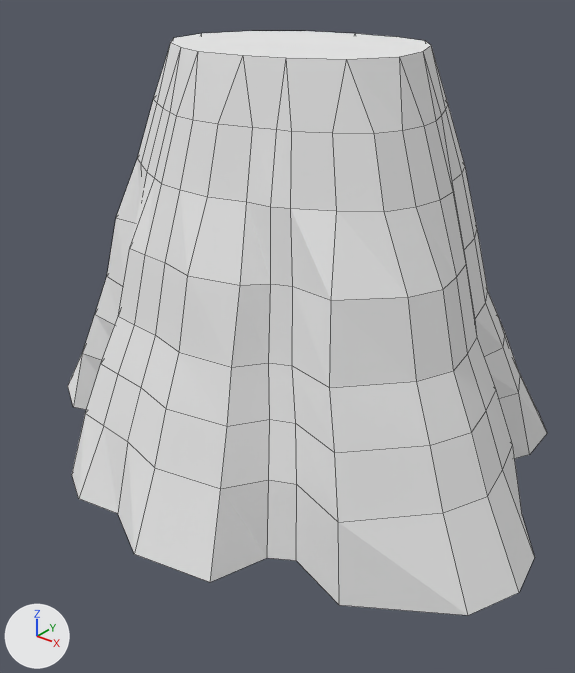
One commit to the Blender file Art/Modelle/Levelbaukasten/Dekoration/Vegetation/decoration_tree_stomp_1.blend: the scene before it, then after it.
The view is the same before and after, from a 50 mm camera at (6.86, -2.34, 0.84) aimed at (5.11, -0.15, -0.51). Every picture has the same lights, and +X, +Y and +Z are marked at lower left. Mesh edges are drawn as thin lines.
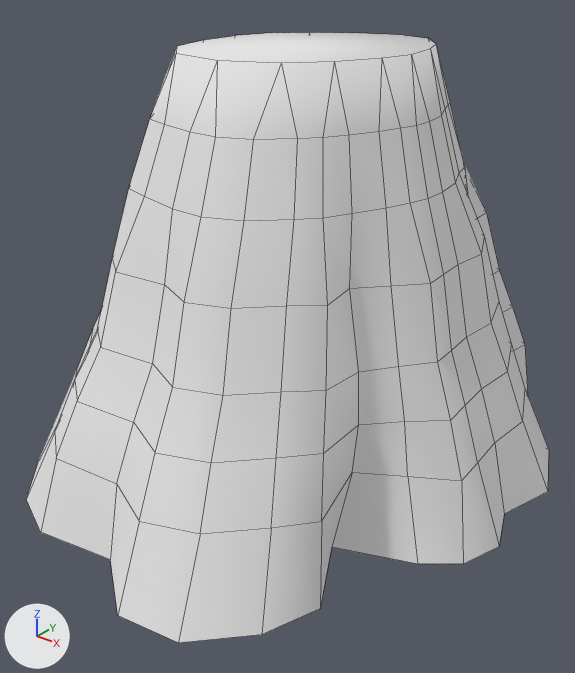
Where the change shows, as pixel boxes [x1, y1, x2, y2] in the pictures (575 x 673 px):
'Cylinder.012', turned, modifiers changed: before [68, 31, 547, 615]; after [26, 32, 549, 643]

Edits to the bpy script that builds the scene:
```text
Change me_cylinder_009:
    where me_cylinder_009.from_pydata(...)  # 240 vertices, 225 faces; spans x -1.25..1.13, y -1.01..0.91, z -1.0..0.55
    used by ob_cylinder_012; location = (5.103, 0.0, 0.0)
    me_cylinder_009 part 1: all faces are now shaded smooth (225 of 225 changed)
Change ob_cylinder_012:
    ob_cylinder_012.rotation_euler: (0.0, 0.0, 0.0) -> (0.0, 0.0, 1.736)  # degrees (0, 0, 0) -> degrees (0, 0, 99)
    add _m = ob_cylinder_012.modifiers.new('EdgeSplit', 'EDGE_SPLIT')
    add _m.split_angle = 1.536
```
